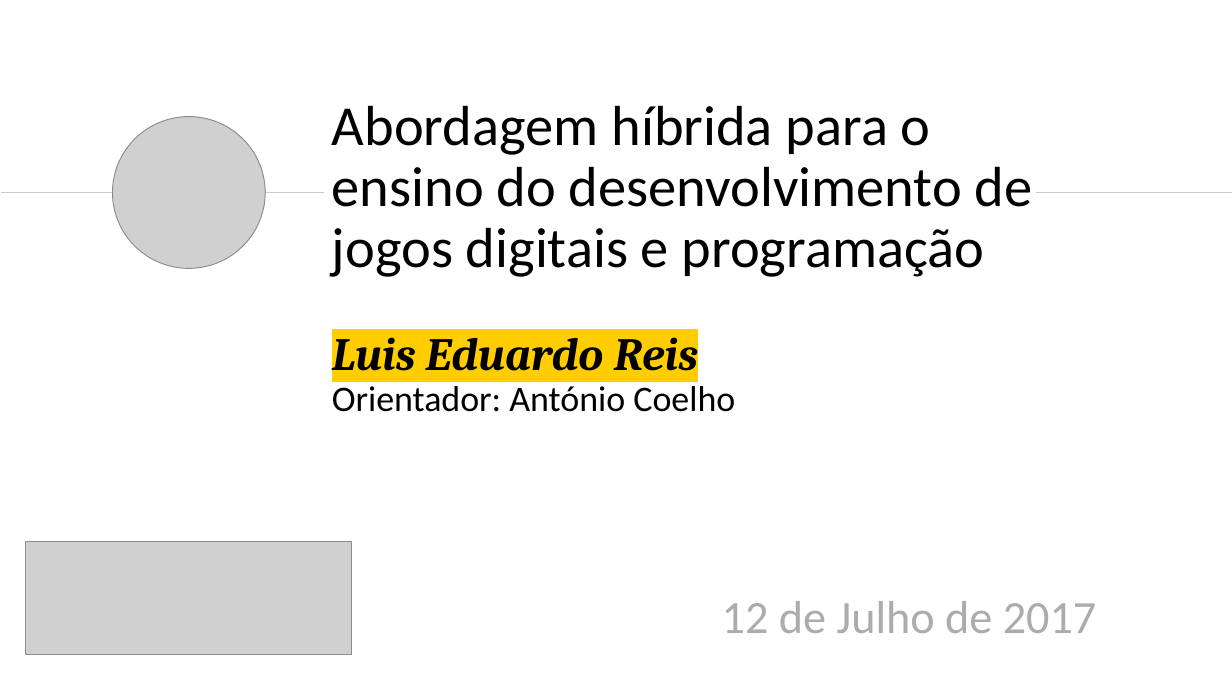
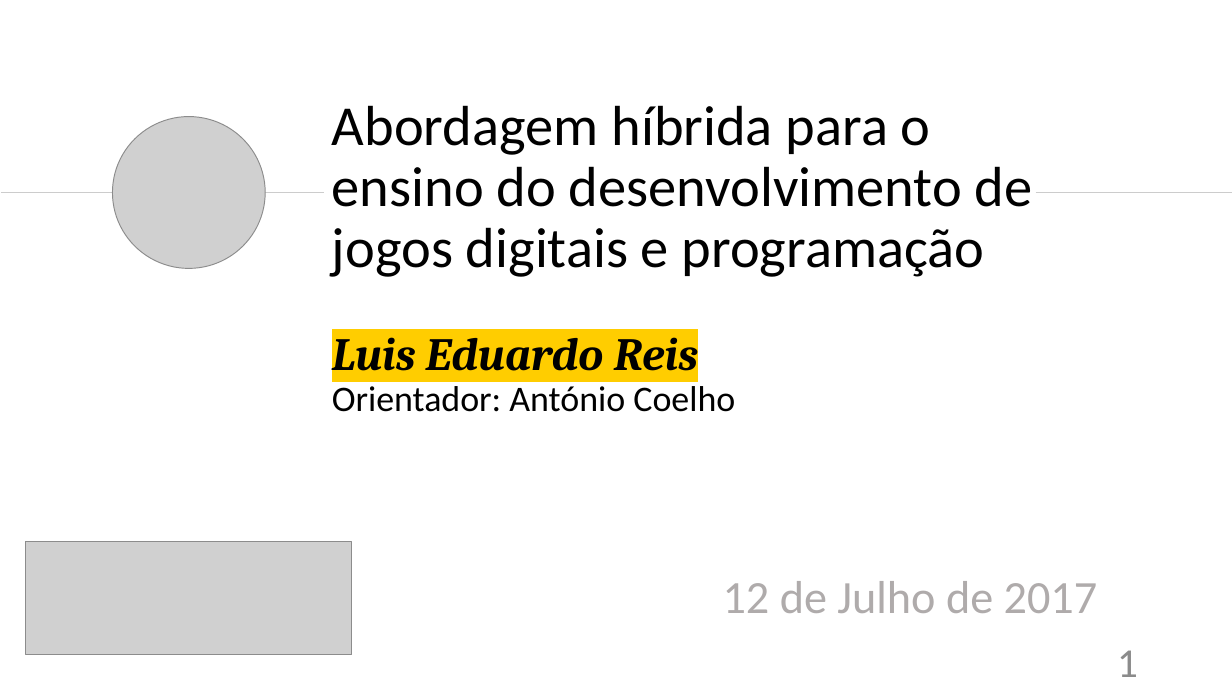
Before and after one commit to LuisEduardoReis/DISS_games, a slide deck: slide 1 of apresentacao/apresentacao.pptx. Drawn at 1232x693 pixels with LibreOffice and Linux fonts; fonts in the diff are those of the drawing; grey boxes stand for pictures. Boxes give left, top, right and bottom in pixels: in the first picture for what was removed or moved away, otherwise in the second. Text is boxed around its words. In the diff, an @@ line names an element or a change of style, - is before the commit and + after.

```diff
--- a/apresentacao/apresentacao.pptx
+++ b/apresentacao/apresentacao.pptx
@@ text "12 de Julho de 2017": place and size @@
-text "12 de Julho de 2017" at box(722, 601, 1097, 633)
+text "12 de Julho de 2017" at box(723, 581, 1098, 613)
@@ page number added at box(1117, 650, 1138, 677), 32 pt, text #8C8C8C @@
+1
```
Also in this commit, not shown: 30 other slides changed, 3 slides added, 1 other file.
